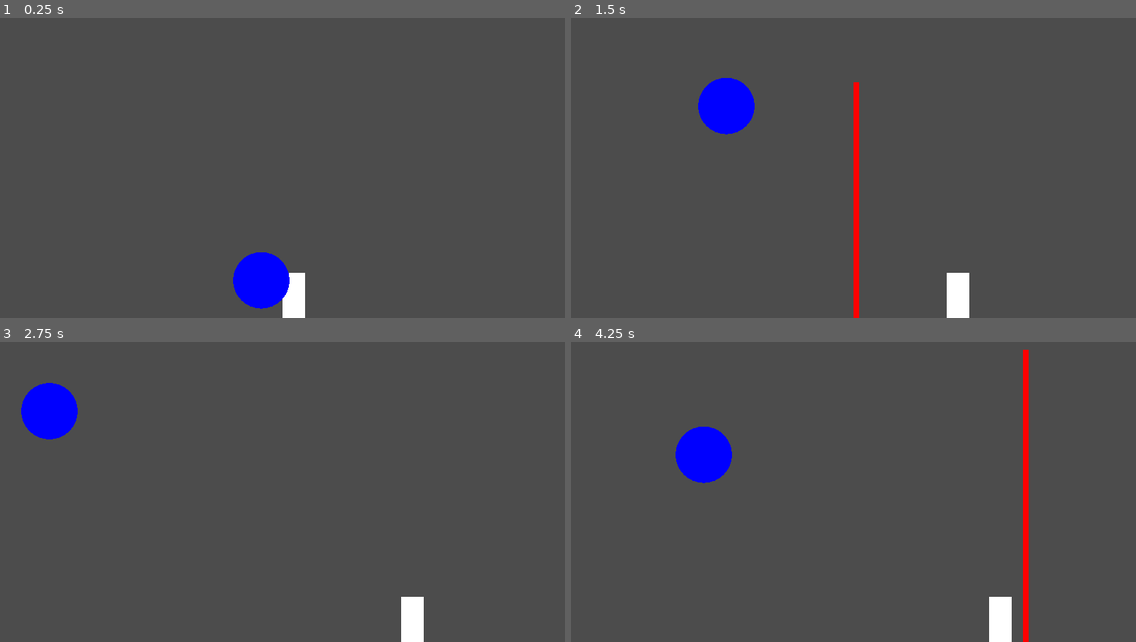
Above: before the commit, frames 1-4 (two rows, left to right).
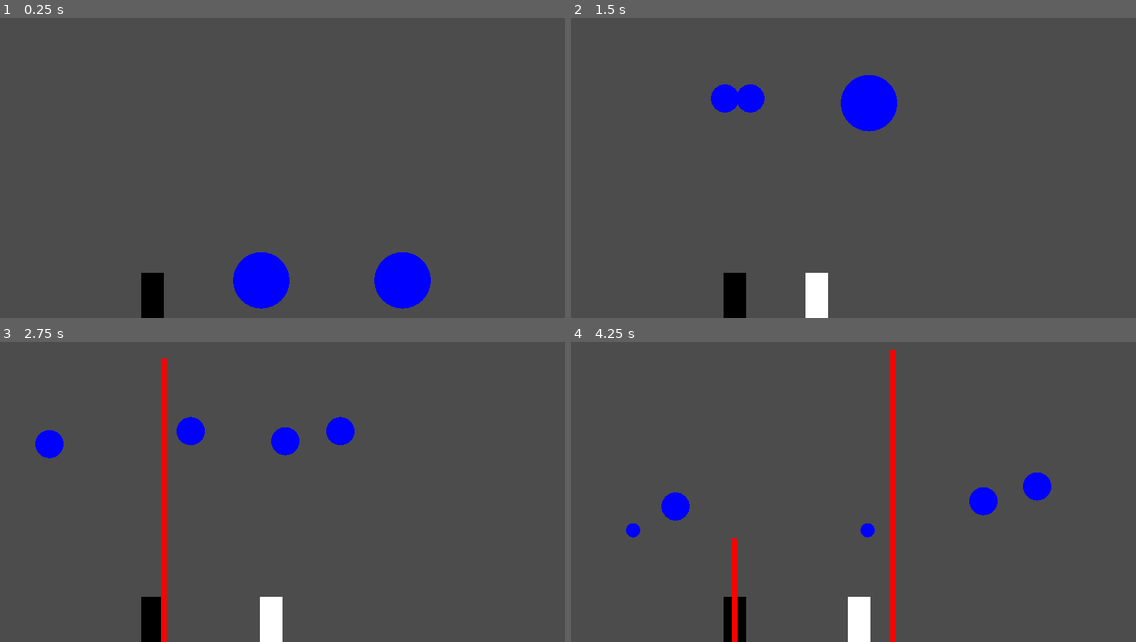
Above: after the commit, the same moments.

Repository: AshirRashid/BubbleTrouble
Game: Godot game, scene res://Scenes/Main.tscn
Same seed, same stepped clock (60 frames per second), same inputs: the game is played once before the commit and once after it.
Inputs:
- Up to frame 1 (0.25 s): no input
- Up to frame 2 (1.5 s): tap Enter (ui_accept) at 0.5, 0.77 s; hold Right (ui_right) 0.53-1.28 s; tap A (a, bound only after the commit) at 0.6 s; tap D (d, bound only after the commit) at 0.8, 1.35 s; hold Left (ui_left) from 1.28 s (still down)
- Up to frame 3 (2.75 s): tap Enter (ui_accept) at 1.52 s; tap Q (q, bound only after the commit) at 1.55, 2.1 s; release Left (ui_left) at 2.03 s; hold Right (ui_right) from 2.03 s (still down); tap A (a, bound only after the commit) at 2.3 s
- Up to frame 4 (4.25 s): tap A (a, bound only after the commit) at 2.85 s; tap Enter (ui_accept) at 3.02, 3.77 s; tap D (d, bound only after the commit) at 3.05, 3.6 s; release Right (ui_right) at 3.53 s; hold Left (ui_left) from 3.53 s (still down); tap Q (q, bound only after the commit) at 3.8 s

The runs differ from the first frame. In frame 1, 2.6% of the frame differs, in the area x 25-77%, y 78-100%; in frame 2, 5.0%; in frame 3, 5.4%; in frame 4, 6.7%, in the area x 9-85%, y 2-100%.

Commit message:
local multiplayer

Diff:
--- a/Scenes/Ball.tscn
+++ /dev/null
@@ -1,6 +0,0 @@
-[gd_scene load_steps=2 format=2]
-
-[ext_resource path="res://Scripts/Ball.gd" type="Script" id=1]
-
-[node name="Ball" type="Node2D"]
-script = ExtResource( 1 )
--- a/Scenes/Harpoon.tscn
+++ /dev/null
@@ -1,8 +0,0 @@
-[gd_scene load_steps=2 format=2]
-
-[ext_resource path="res://Scripts/Harpoon.gd" type="Script" id=1]
-
-[node name="Harpoon" type="Node2D"]
-script = ExtResource( 1 )
-
-[node name="Timer" type="Timer" parent="."]
--- a/Scenes/Main.tscn
+++ b/Scenes/Main.tscn
@@ -1,10 +1,6 @@
-[gd_scene load_steps=4 format=2]
+[gd_scene load_steps=2 format=2]
 
 [ext_resource path="res://Scripts/Main.gd" type="Script" id=1]
-[ext_resource path="res://Scenes/Harpoon.tscn" type="PackedScene" id=2]
-[ext_resource path="res://Scenes/Ball.tscn" type="PackedScene" id=3]
 
 [node name="Main" type="Node2D"]
 script = ExtResource( 1 )
-harpoon_packscn = ExtResource( 2 )
-ball_packscn = ExtResource( 3 )
--- a/Scripts/Ball.gd
+++ b/Scripts/Ball.gd
@@ -1,4 +1,5 @@
-extends Node2D
+extends Resource
+class_name Ball
 
 var vel: Vector2
 var pos: Vector2
--- a/Scripts/Harpoon.gd
+++ b/Scripts/Harpoon.gd
@@ -1,4 +1,5 @@
-extends Node
+extends Resource
+class_name Harpoon
 
 var pos: Vector2
 var size: Vector2
--- a/Scripts/Main.gd
+++ b/Scripts/Main.gd
@@ -1,8 +1,8 @@
 extends Node2D
 
-export var harpoon_packscn: PackedScene
-export var ball_packscn: PackedScene
-
+var P1 = Player.new()
+var P2 = Player.new()
+var players = [P1, P2]
 var total_tiles = Vector2(25, 15)# 16x16 tiles to make up the screen
 var GROUND = total_tiles.y * 16
 var LEFT_WALL = 0 * 16
@@ -12,40 +12,53 @@
 var ball_info = {	'min_ball_radius': 5,
 					'init_ball_x_vel': -60,
 					'after_bounce_ball_y_vel': 350,
-					'start_radius': 20}
+					'start_radius': 20,
+					'after_split_y_vel_add': -50}
 var harpoon_info = {'thickness': 4,
 					'speed': 170}
 var harpoon_arr = []
 var ball_arr = []
 
 func _ready():
-	Player.pos = Vector2(RIGHT_WALL/2, GROUND-Player.size.y)
-	init_ball()
+	P1.initialize({	'pos': Vector2(RIGHT_WALL/4, GROUND-P1.size.y)})
+	P2.initialize({
+	'action2event_map': {	'right': 'd',
+							'left': 'a',
+							'attack': 'q'},
+	'pos': Vector2(RIGHT_WALL/4, GROUND-P1.size.y),
+	'color': Color.black})
 
-func init_ball():
-	var linstance = ball_packscn.instance()
+	init_ball(Vector2(RIGHT_WALL/2, GROUND-ball_info.start_radius*2))
+	init_ball(Vector2(3*(RIGHT_WALL/4), GROUND-ball_info.start_radius*2))
+
+func init_ball(lpos):
+	var linstance = Ball.new()
 	linstance.radius = ball_info.start_radius
 	linstance.vel.x = ball_info.init_ball_x_vel
-	linstance.pos = Vector2(RIGHT_WALL/2, GROUND-linstance.radius*2)
+	linstance.pos = lpos
 	ball_arr.append(linstance)
 
-func spawn_harpoon(x_pos, ground_y):
-	if Player.current_harpoon: return
-	var linstance = harpoon_packscn.instance()
-	Player.current_harpoon = linstance
+func spawn_harpoon(lplayer, ground_y):
+	if lplayer.current_harpoon: return
+	var linstance = Harpoon.new()
+	lplayer.current_harpoon = linstance
 	linstance.size = Vector2(harpoon_info.thickness, 0)
-	linstance.pos = Vector2(x_pos, ground_y)
+	linstance.pos = Vector2(
+		lplayer.pos.x+lplayer.size.x/2-harpoon_info.thickness/2,
+		ground_y)
 
 func _physics_process(delta):
-	Player.physics_logic(delta, 0, RIGHT_WALL)
-	if Player.should_attack():
-		spawn_harpoon(Player.pos.x, GROUND)
+	for lplayer in players:
+		lplayer.physics_logic(delta, 0, RIGHT_WALL)
+		if lplayer.should_attack():
+			spawn_harpoon(lplayer, GROUND)
 
-	if Player.current_harpoon: # move the harpoon up
-		Player.current_harpoon.size.y += harpoon_info.speed * delta
-		Player.current_harpoon.pos.y -= harpoon_info.speed * delta
-		if Player.current_harpoon.size.y > GROUND: # if harpoon.y > screen_size.y: delete it
-			Player.current_harpoon = null
+		if lplayer.current_harpoon: # move the harpoon up
+			lplayer.current_harpoon.size.y += harpoon_info.speed * delta
+			lplayer.current_harpoon.pos.y -= harpoon_info.speed * delta
+			if lplayer.current_harpoon.size.y > GROUND: # if harpoon.y > screen_size.y: delete it
+				lplayer.current_harpoon = null
+
 	for lball in ball_arr:
 		# move the ball
 		lball.vel.y += GRAVITY * delta
@@ -61,20 +74,27 @@
 			lball.vel.x *= -1
 			lball.pos.x = RIGHT_WALL-lball.radius# so it doesn't get stuck in the wall
 
-		if Player.current_harpoon:
-			if is_ball_to_rect_collision(lball.pos, lball.radius, Rect2(Player.current_harpoon.pos, Player.current_harpoon.size)):
-				del_harpoon()
-				split_ball(lball)
-				continue
+		for lplayer in players:
+			if lplayer.current_harpoon:
+				if is_ball_to_rect_collision(lball.pos, lball.radius, Rect2(lplayer.current_harpoon.pos, lplayer.current_harpoon.size)):
+					del_harpoon(lplayer)
+					split_ball(lball)
+					continue
+			if is_ball_to_rect_collision(lball.pos, lball.radius, Rect2(lplayer.pos, lplayer.size)):
+				print('player lost')
+	if ball_arr.size() == 0:
+		print('player win')
+
 	update()
 
 func _draw():
-	draw_rect(Rect2(Player.pos, Player.size), Color.white)
-	if Player.current_harpoon:
-		draw_rect(
-			Rect2(	Player.current_harpoon.pos,
-					Player.current_harpoon.size),
-			Color.red)
+	for lplayer in players:
+		draw_rect(Rect2(lplayer.pos, lplayer.size), lplayer.color)
+		if lplayer.current_harpoon:
+			draw_rect(
+				Rect2(	lplayer.current_harpoon.pos,
+						lplayer.current_harpoon.size),
+				Color.red)
 	for lball in ball_arr:
 		draw_circle(lball.pos, lball.radius, lball.color)
 
@@ -84,23 +104,21 @@
 		Vector2(lball_r, lball_r)*2
 		).intersects(lrect)
 
-func del_harpoon():
-	Player.current_harpoon.queue_free()
-	Player.current_harpoon = null
+func del_harpoon(lplayer):
+	lplayer.current_harpoon = null
 
 func split_ball(ball_obj):
 	# delete ball_obj. Create 2 new balls. One of the balls has a -vel. Bothe have half the radius of ball_obj
 	ball_arr.erase(ball_obj)
 	if ball_obj.radius/2 >= ball_info.min_ball_radius:# if radius of new_balls>min_ball_radius
-		var linstance1 = ball_packscn.instance()
+		var linstance1 = Ball.new()
 		ball_arr.append(linstance1)
-		linstance1.vel = ball_obj.vel
+		linstance1.vel = Vector2(ball_obj.vel.x, ball_obj.vel.y+ball_info.after_split_y_vel_add)
 		linstance1.pos = ball_obj.pos
 		linstance1.radius = ball_obj.radius/2
 
-		var linstance2 = ball_packscn.instance()
+		var linstance2 = Ball.new()
 		ball_arr.append(linstance2)
-		linstance2.vel = Vector2(-ball_obj.vel.x, ball_obj.vel.y)
+		linstance2.vel = Vector2(-ball_obj.vel.x, ball_obj.vel.y+ball_info.after_split_y_vel_add)
 		linstance2.pos = ball_obj.pos
 		linstance2.radius = ball_obj.radius/2
-	ball_obj.queue_free()
--- a/Scripts/Player.gd
+++ b/Scripts/Player.gd
@@ -1,4 +1,5 @@
-extends Node2D
+extends Resource
+class_name Player
 
 var SPEED = 120 # to be multiplied by delta time
 var pos = Vector2()
@@ -9,6 +10,11 @@
 var active = true
 var size = Vector2(16, 32)
 var current_harpoon
+var color = Color.white
+
+func initialize(property2val):
+	for property in property2val:
+		self.set(property, property2val[property])
 
 func get_player_input()-> float:
 	return Input.is_action_pressed(action2event_map['right']) as float - Input.is_action_pressed(action2event_map['left']) as float
@@ -17,7 +23,7 @@
 	return Input.is_action_just_pressed(action2event_map['attack'])
 
 func physics_logic(delta, left_bound, right_bound):
-	if Player.active:
-		Player.x_vel = Player.get_player_input() * Player.SPEED
-		Player.pos += Vector2(Player.x_vel, 0) * delta
-		Player.pos.x = clamp(Player.pos.x, left_bound, right_bound)
+	if self.active:
+		self.x_vel = get_player_input() * self.SPEED
+		self.pos += Vector2(self.x_vel, 0) * delta
+		self.pos.x = clamp(self.pos.x, left_bound, right_bound-size.x)
--- a/project.godot
+++ b/project.godot
@@ -8,9 +8,26 @@
 
 config_version=4
 
-_global_script_classes=[  ]
+_global_script_classes=[ {
+"base": "Resource",
+"class": "Ball",
+"language": "GDScript",
+"path": "res://Scripts/Ball.gd"
+}, {
+"base": "Resource",
+"class": "Harpoon",
+"language": "GDScript",
+"path": "res://Scripts/Harpoon.gd"
+}, {
+"base": "Resource",
+"class": "Player",
+"language": "GDScript",
+"path": "res://Scripts/Player.gd"
+} ]
 _global_script_class_icons={
-
+"Ball": "",
+"Harpoon": "",
+"Player": ""
 }
 
 [application]
@@ -19,10 +36,6 @@
 run/main_scene="res://Scenes/Main.tscn"
 config/icon="res://icon.png"
 
-[autoload]
-
-Player="*res://Scripts/Player.gd"
-
 [display]
 
 window/size/width=400
@@ -30,6 +43,24 @@
 window/stretch/mode="2d"
 window/stretch/aspect="keep"
 
+[input]
+
+a={
+"deadzone": 0.5,
+"events": [ Object(InputEventKey,"resource_local_to_scene":false,"resource_name":"","device":0,"alt":false,"shift":false,"control":false,"meta":false,"command":false,"pressed":false,"scancode":65,"unicode":0,"echo":false,"script":null)
+ ]
+}
+d={
+"deadzone": 0.5,
+"events": [ Object(InputEventKey,"resource_local_to_scene":false,"resource_name":"","device":0,"alt":false,"shift":false,"control":false,"meta":false,"command":false,"pressed":false,"scancode":68,"unicode":0,"echo":false,"script":null)
+ ]
+}
+q={
+"deadzone": 0.5,
+"events": [ Object(InputEventKey,"resource_local_to_scene":false,"resource_name":"","device":0,"alt":false,"shift":false,"control":false,"meta":false,"command":false,"pressed":false,"scancode":81,"unicode":0,"echo":false,"script":null)
+ ]
+}
+
 [rendering]
 
 environment/default_environment="res://default_env.tres"
